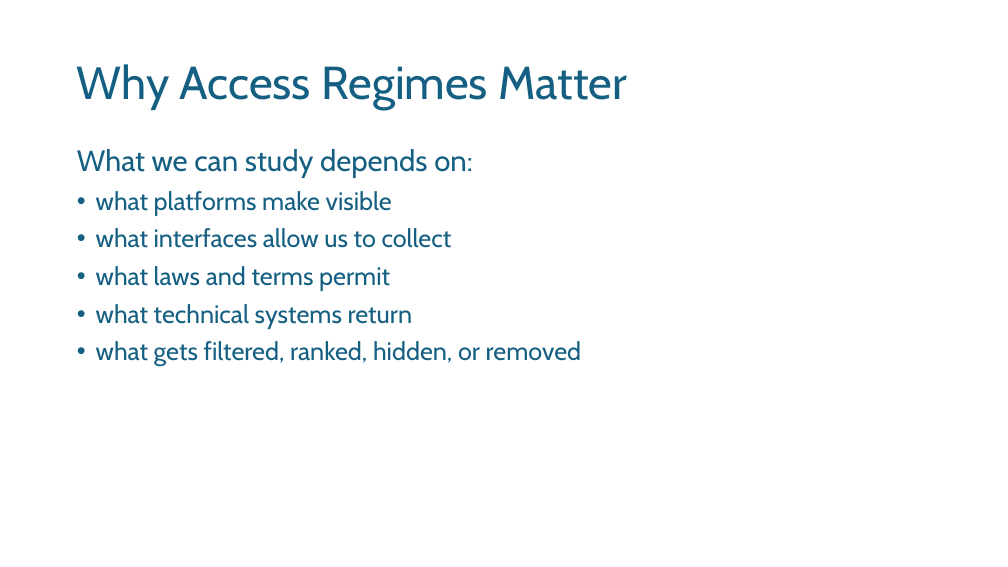
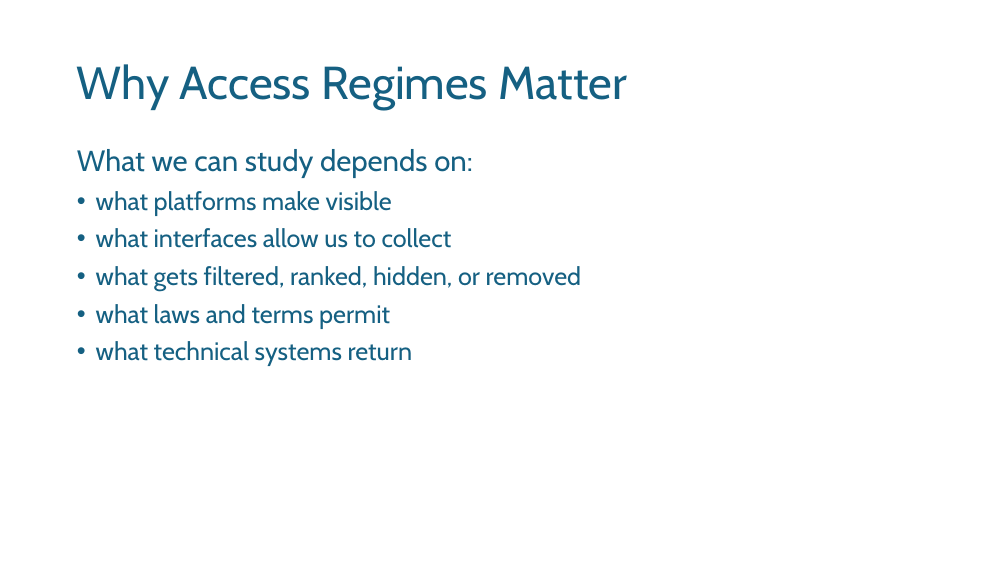
Before and after one commit to noellelebe/methodsNET_vlop-course-materials, a slide deck: slide 14 of slides/day1_intro.pptx (slide 17 before the commit). Drawn at 1008x567 pixels with LibreOffice and Linux fonts; fonts in the diff are those of the drawing; background and template pictures are left out. Boxes give left, top, right and bottom in pixels: in the first picture for what was removed or moved away, otherwise in the second. Text is boxed around its words. In the diff, an @@ line names an element or a change of style, - is before the commit and + after.

```diff
--- a/slides/day1_intro.pptx
+++ b/slides/day1_intro.pptx
@@ text at box(96, 266, 581, 291): paragraph added @@
+• what gets filtered, ranked, hidden, or removed
@@ text at box(96, 341, 581, 367): paragraph removed @@
-• what gets filtered, ranked, hidden, or removed
```
Also in this commit, not shown: 12 other slides changed, 8 slides added, 12 slides removed, 48 other files.
